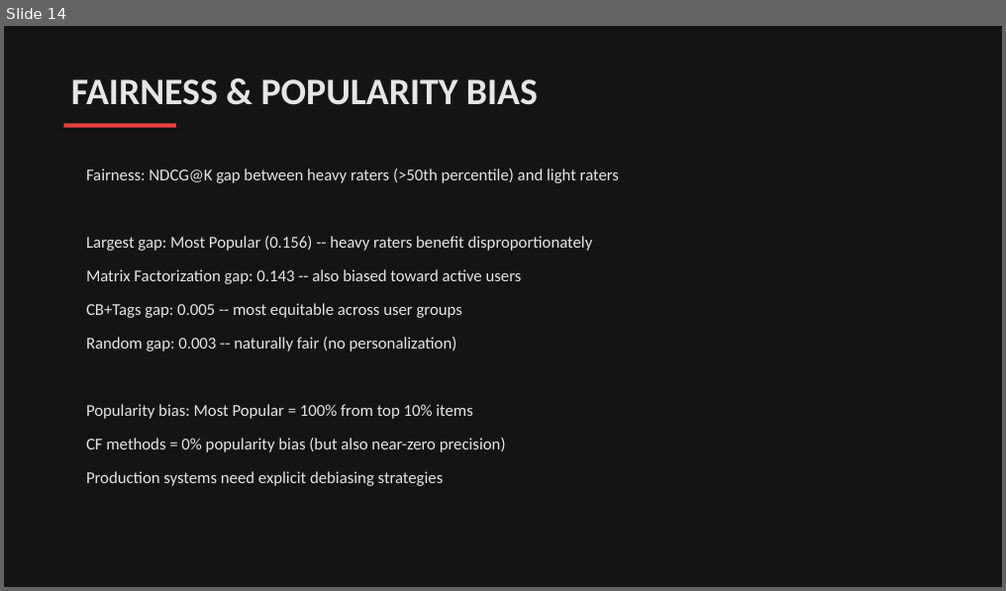
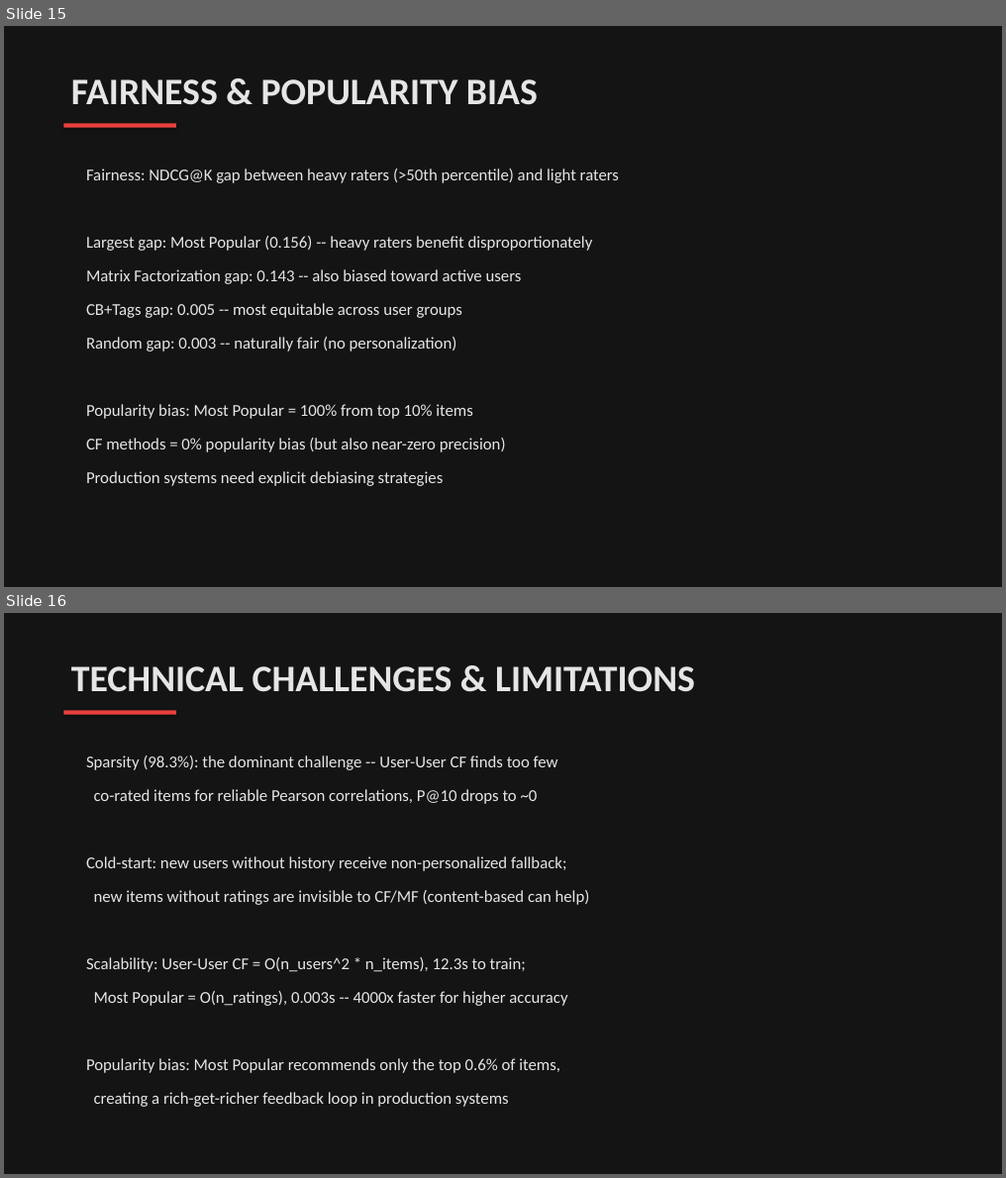
Before and after one commit to Thisisntevenmyfinale/cinematch, a slide deck: CineMatch_Presentation.pptx. Shown one above the other, each under a label of ours: slide 14 before the commit, slides 15 and 16 after it. The pictures are 1006x591 and 1006x1178 pixels, drawn with LibreOffice and Linux fonts; fonts in the diff are those of the drawing. Boxes give left, top, right and bottom in pixels: in the first picture for what was removed or moved away, otherwise in the second. Text is boxed around its words. In the diff, an @@ line names an element or a change of style, - is before the commit and + after.

```diff
--- a/CineMatch_Presentation.pptx
+++ b/CineMatch_Presentation.pptx
@@ slide 16 added at [4,613,1002,1174], background #141414 @@
@@ text added at [71,666,695,692], 36 pt, text #E5E5E5, bold @@
+TECHNICAL CHALLENGES & LIMITATIONS
@@ rectangle added at [63,710,176,715], fill #E8403E @@
@@ text added at [86,756,558,770], 16 pt, text #E5E5E5 @@
+Sparsity (98.3%): the dominant challenge -- User-User CF finds too few
@@ text added at [94,789,538,804], 16 pt, text #E5E5E5 @@
+co-rated items for reliable Pearson correlations, P@10 drops to ~0
@@ text added at [86,857,566,871], 16 pt, text #E5E5E5 @@
+Cold-start: new users without history receive non-personalized fallback;
@@ text added at [94,890,590,905], 16 pt, text #E5E5E5 @@
+new items without ratings are invisible to CF/MF (content-based can help)
@@ text added at [86,958,526,972], 16 pt, text #E5E5E5 @@
+Scalability: User-User CF = O(n_users^2 * n_items), 12.3s to train;
@@ text added at [94,991,567,1006], 16 pt, text #E5E5E5 @@
+Most Popular = O(n_ratings), 0.003s -- 4000x faster for higher accuracy
@@ text added at [86,1059,560,1073], 16 pt, text #E5E5E5 @@
+Popularity bias: Most Popular recommends only the top 0.6% of items,
@@ text added at [94,1092,509,1107], 16 pt, text #E5E5E5 @@
+creating a rich-get-richer feedback loop in production systems
@@ what was slide 14 is now slide 15 @@
```
Also in this commit, not shown: 12 slides changed, 3 other slides added, 1 other file.
